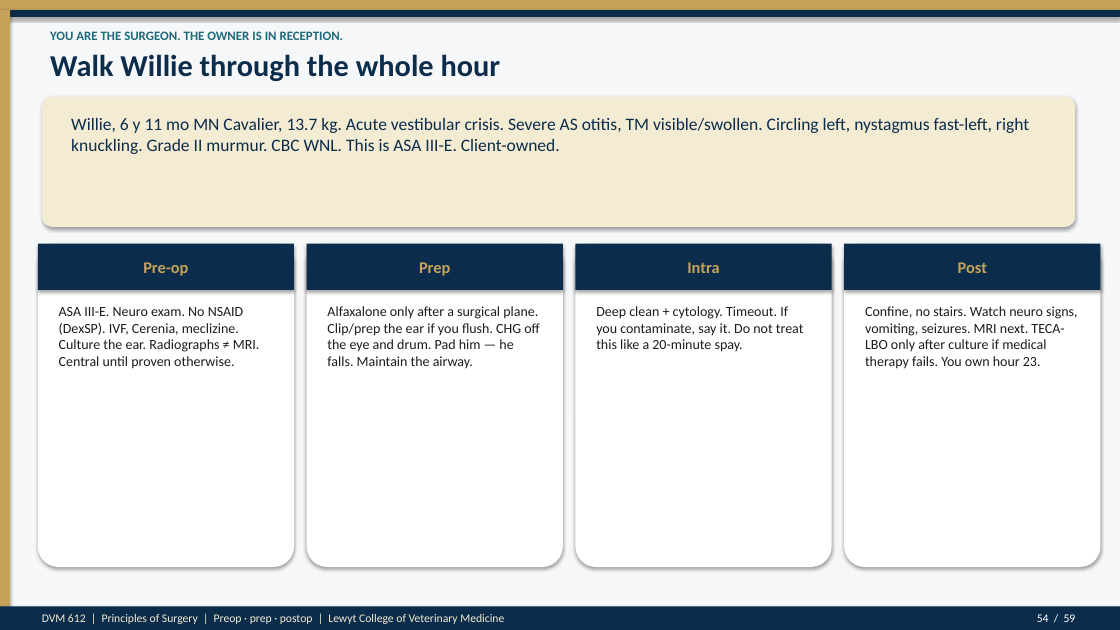
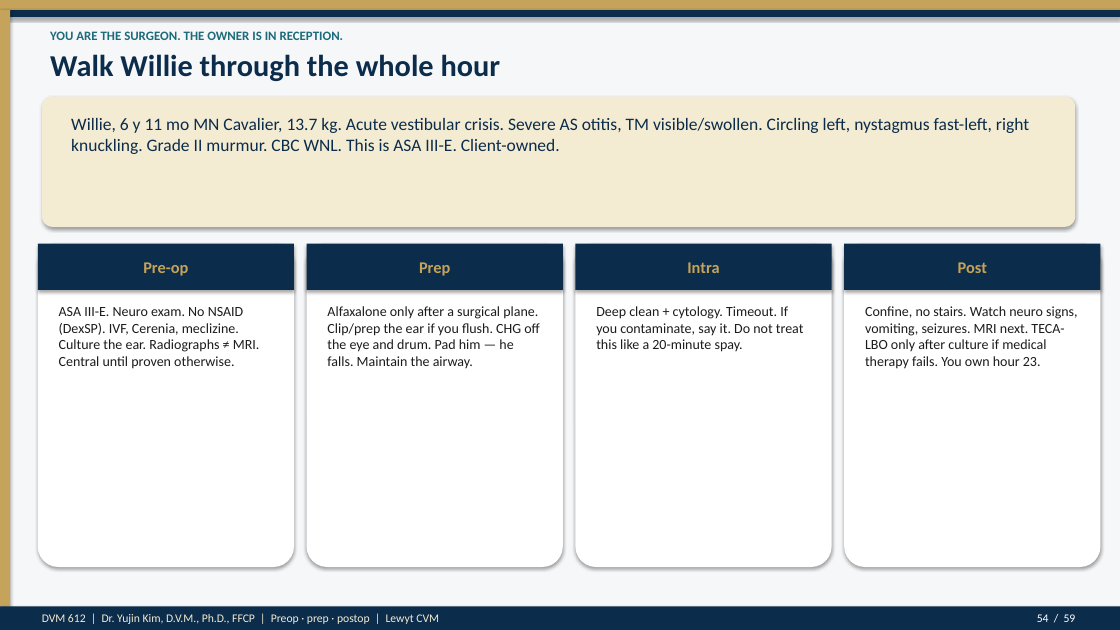
Before and after one commit to drkimvet/happycare, a slide deck: slide 54 of lectures/DVM-612_Week4_Preop_PatientPrep_Postop.pptx. Drawn at 1120x630 pixels with LibreOffice and Linux fonts; fonts in the diff are those of the drawing. Boxes give left, top, right and bottom in pixels: in the first picture for what was removed or moved away, otherwise in the second. Text is boxed around its words. In the diff, an @@ line names an element or a change of style, - is before the commit and + after.

```diff
--- a/lectures/DVM-612_Week4_Preop_PatientPrep_Postop.pptx
+++ b/lectures/DVM-612_Week4_Preop_PatientPrep_Postop.pptx
@@ text at <box>42,614,439,624</box>: text changed @@
-DVM 612 | Principles of Surgery | Preop · prep · postop | Lewyt College of Veterinary Medicine
+DVM 612 | Dr. Yujin Kim, D.V.M., Ph.D., FFCP | Preop · prep · postop | Lewyt CVM
```
Also in this commit, not shown: 54 other slides changed, 2 other files.
